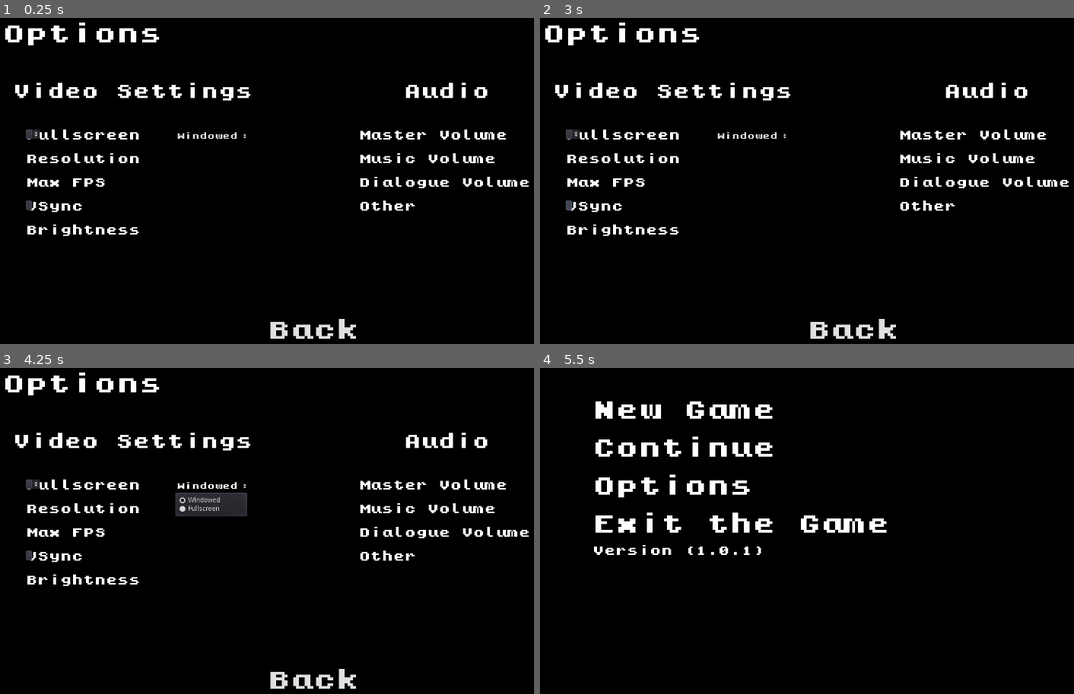
Above: before the commit, frames 1-4 (two rows, left to right).
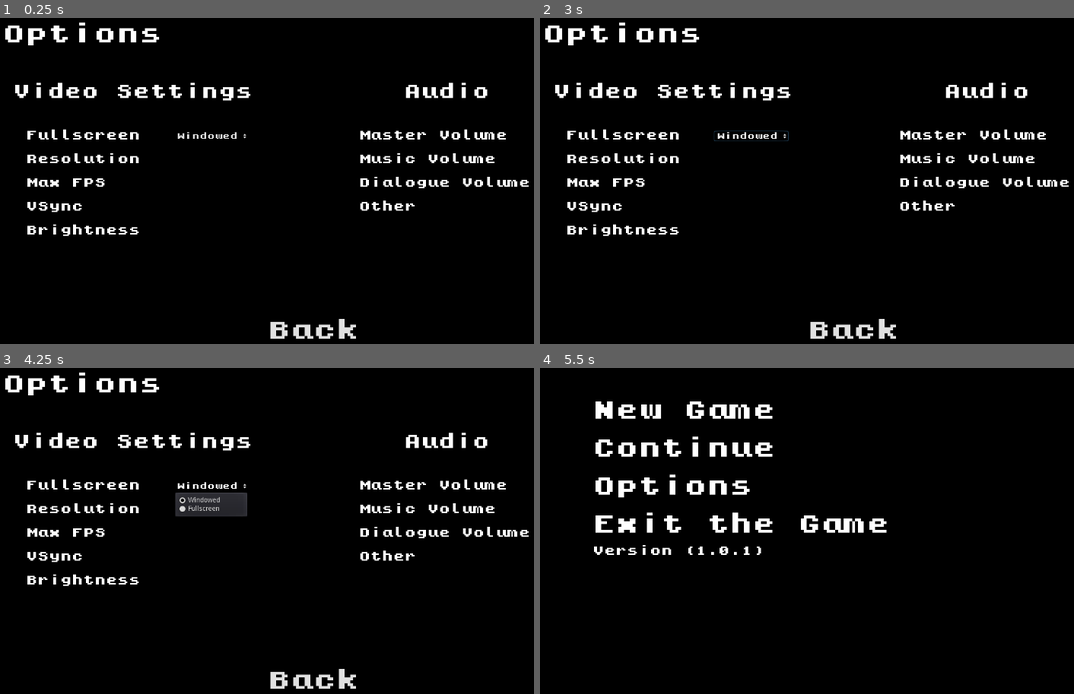
Above: after the commit, the same moments.

Repository: Vilkku11/super-journey
Game: Godot game, scene res://Game/Options.tscn
The game is run twice, just before and just after one commit, with the same random seed, the same clock (stepped at 60 frames per second) and the same inputs. This scene is started directly instead of the project's main scene.
Inputs (mouse positions are in pixels of both pictures, inside the frame that each line leads up to):
- Up to frame 1 (0.25 s): no input
- Up to frame 2 (3 s): click (566, 203) at 0.52 s; click "Windowed" at 1.25 s; click "Windowed" at 2 s; click (566, 203) at 2.77 s
- Up to frame 3 (4.25 s): click "Windowed" at 3.5 s
- Up to frame 4 (5.5 s): click (566, 553) at 4.27 s; click "Back" at 5 s

The runs differ from the first frame. In frame 1, 0.1% of the frame differs, in the area x 4-8%, y 34-60%; in frame 2, 0.2%, in the area x 4-47%, y 34-60%; in frame 3, 0.1%; in frame 4, nothing differs.

Commit message:
removed buttons

Diff:
--- a/Game/Options.tscn
+++ b/Game/Options.tscn
@@ -1,10 +1,8 @@
-
 [gd_scene load_steps=7 format=2]
 
 [ext_resource path="res://Game/NewGame.tscn" type="PackedScene" id=1]
 [ext_resource path="res://Font/kongtext/kongtext.ttf" type="DynamicFontData" id=2]
 [ext_resource path="res://Game/GlobalSettings.gd" type="Script" id=3]
-
 
 [sub_resource type="DynamicFont" id=1]
 size = 36
@@ -73,10 +71,6 @@
 custom_fonts/font = SubResource( 2 )
 text = "Fullscreen"
 
-[node name="FullscreenButton" type="OptionButton" parent="CenterContainer/VBoxContainer/Label/Fullscreen" index="0"]
-margin_right = 29.0
-margin_bottom = 20.0
-
 [node name="Master Volume" type="Label" parent="CenterContainer/VBoxContainer/Label" index="4"]
 margin_left = 750.0
 margin_top = 225.0
@@ -97,10 +91,6 @@
 margin_bottom = 338.0
 custom_fonts/font = SubResource( 2 )
 text = "VSync"
-
-[node name="VSyncButton" type="Button" parent="CenterContainer/VBoxContainer/Label/VSync" index="0"]
-margin_right = 12.0
-margin_bottom = 20.0
 
 [node name="Music Volume" type="Label" parent="CenterContainer/VBoxContainer/Label" index="7"]
 margin_left = 750.0
@@ -131,13 +121,11 @@
 custom_fonts/font = SubResource( 2 )
 text = "Resolution"
 
-
 [node name="YesButton" parent="CenterContainer/VBoxContainer/Label" index="11"]
 margin_left = 1362.0
 margin_top = 14.0
 margin_right = 1518.0
 margin_bottom = 68.0
-
 
 [node name="Brightness" type="Label" parent="CenterContainer/VBoxContainer/Label" index="12"]
 margin_left = 50.0
@@ -164,5 +152,4 @@
 items = [ "Windowed", null, false, 0, null, "Fullscreen", null, false, 1, null ]
 selected = 0
 
-
 [connection signal="item_selected" from="FullscreenBTN/FullscreenBtn" to="." method="_on_FullscreenBtn_item_selected"]
